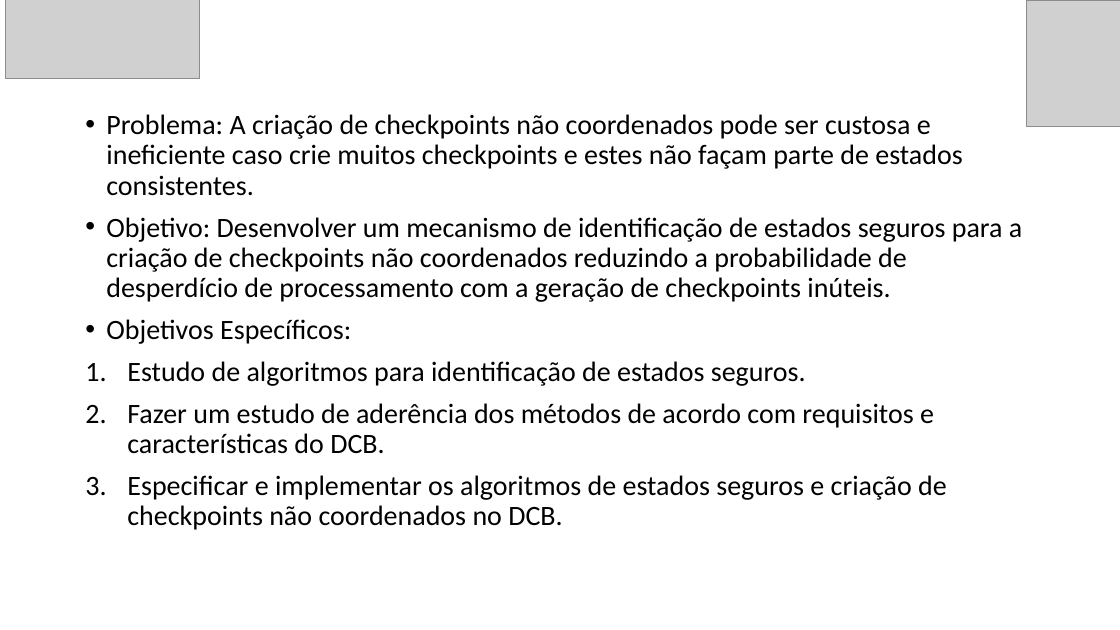
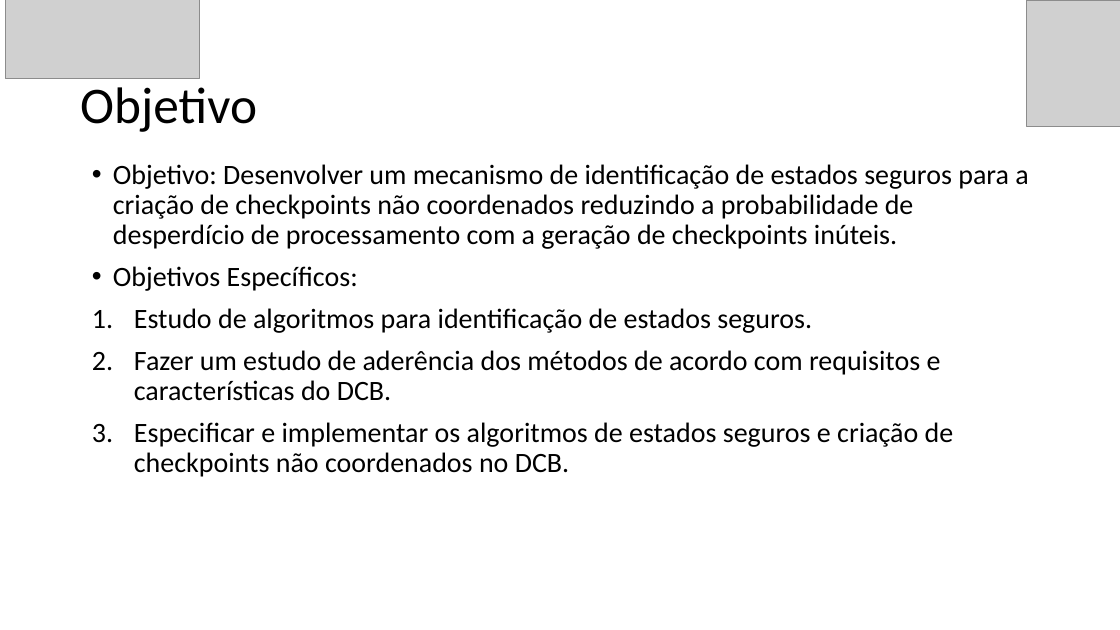
Before and after one commit to GuilhermeBizzani/TCC, a slide deck: slide 13 of Primeira apresentacao.pptx (slide 2 before the commit). Drawn at 1120x630 pixels with LibreOffice and Linux fonts; fonts in the diff are those of the drawing; grey boxes stand for pictures. Boxes give left, top, right and bottom in pixels: in the first picture for what was removed or moved away, otherwise in the second. Text is boxed around its words. In the diff, an @@ line names an element or a change of style, - is before the commit and + after.

```diff
--- a/Primeira apresentacao.pptx
+++ b/Primeira apresentacao.pptx
@@ title added at (80, 87, 257, 132), 44 pt, text #000000 @@
+Objetivo
@@ text at (106, 114, 962, 196): paragraph removed @@
-• Problema: A criação de checkpoints não coordenados pode ser custosa e ineficiente caso crie muitos checkpoints e estes não façam parte de estados consistentes.
@@ text "Objetivo: Desenvolver um mecanismo de ...": place and size @@
-text "Objetivo: Desenvolver um mecanismo de ..." at (106, 114, 1022, 530)
+text "Objetivo: Desenvolver um mecanismo de ..." at (113, 164, 1028, 477)
```
Also in this commit, not shown: 4 other slides changed, 2 slides added, 2 other files.
